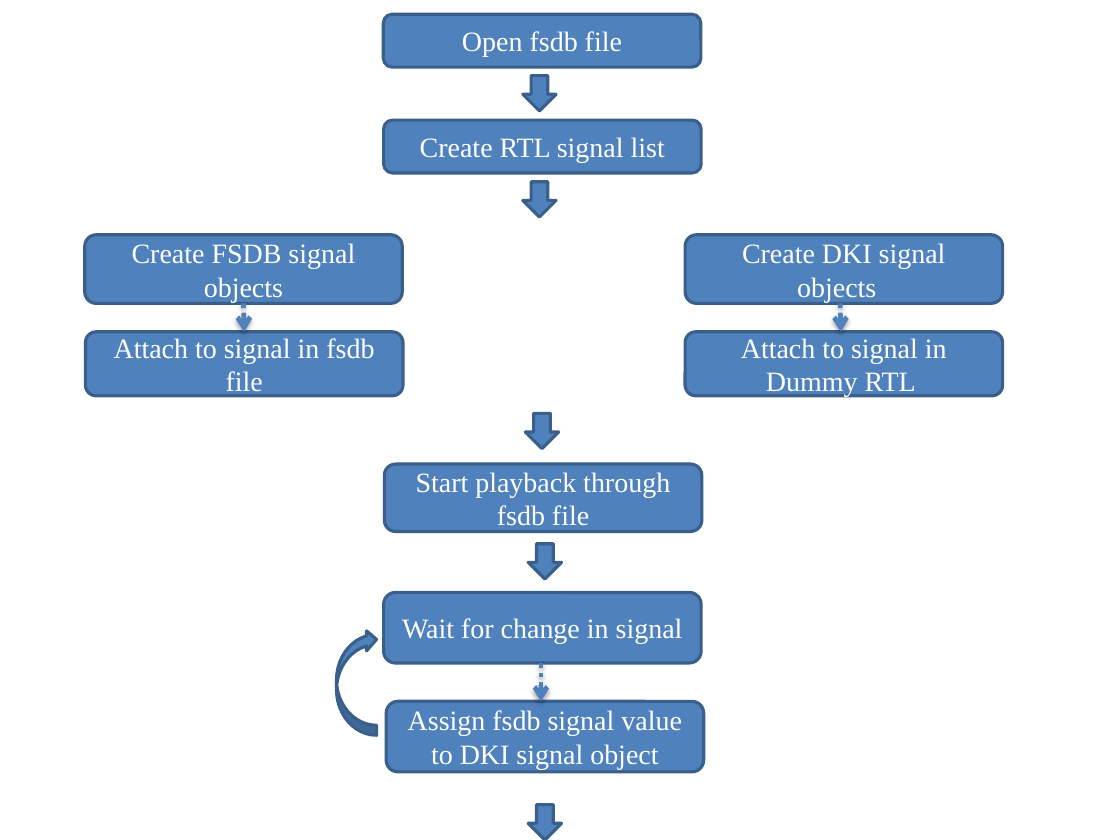
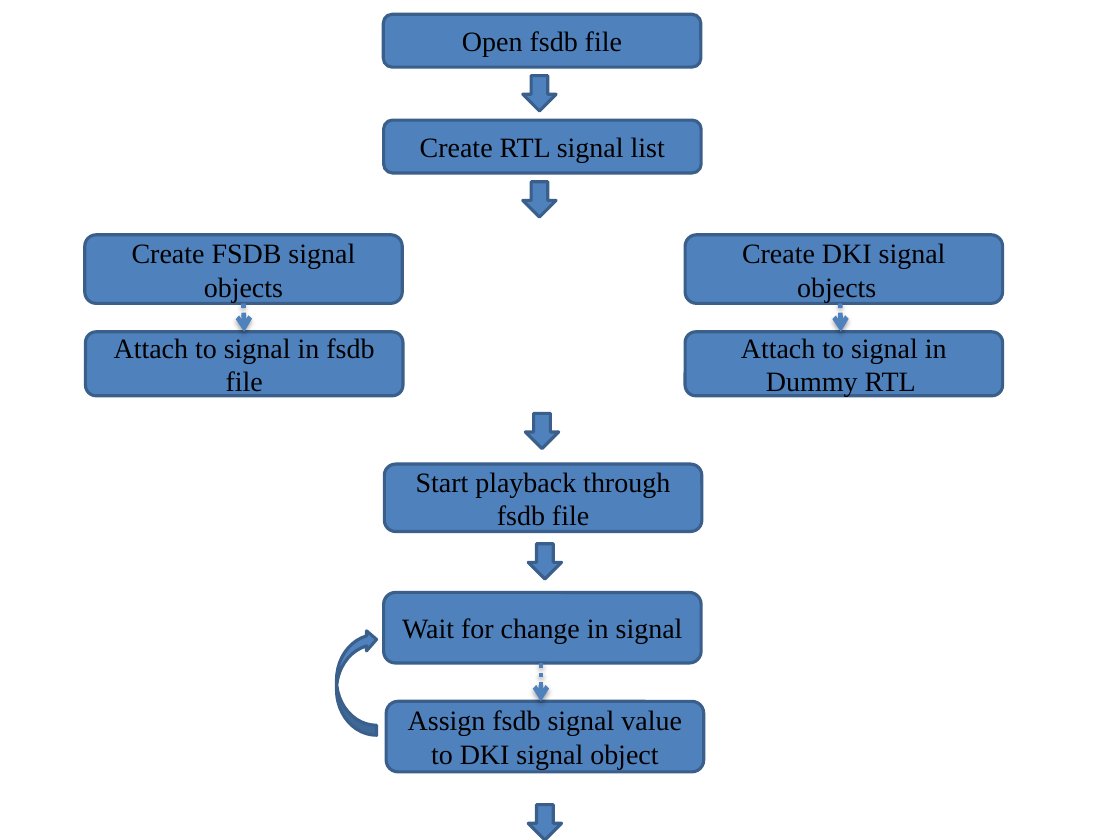
Before and after one commit to miramohan/thesis_first, a slide deck: slide 14 of pptFigures.pptx (slide 9 before the commit). Drawn at 1120x840 pixels with LibreOffice and Linux fonts; fonts in the diff are those of the drawing. Boxes give left, top, right and bottom in pixels: in the first picture for what was removed or moved away, otherwise in the second. Text is boxed around its words. In the diff, an @@ line names an element or a change of style, - is before the commit and + after.

```diff
--- a/pptFigures.pptx
+++ b/pptFigures.pptx
@@ text colour #FFFFFF to #000000 in 9 elements at (384, 120, 701, 172), (85, 235, 402, 304), (685, 235, 1002, 304), (85, 332, 402, 395), (685, 332, 1002, 395), (384, 464, 701, 531), (384, 592, 701, 663), (386, 701, 703, 772), (383, 15, 700, 67) @@
```
Also in this commit, not shown: 2 other slides changed, 4 slides added, 1 slide removed.
